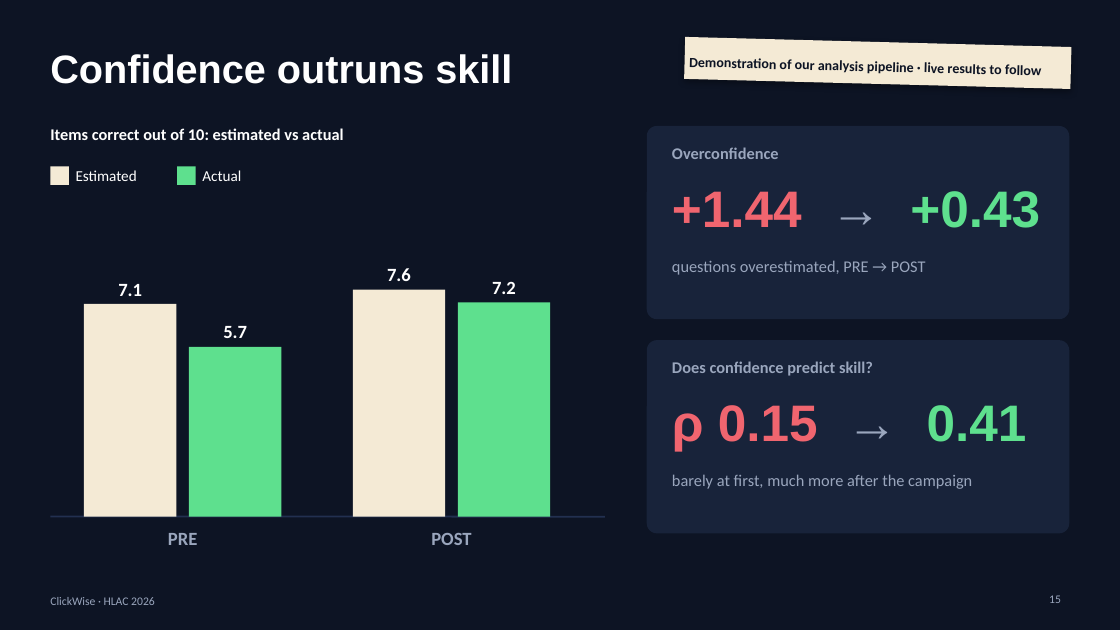
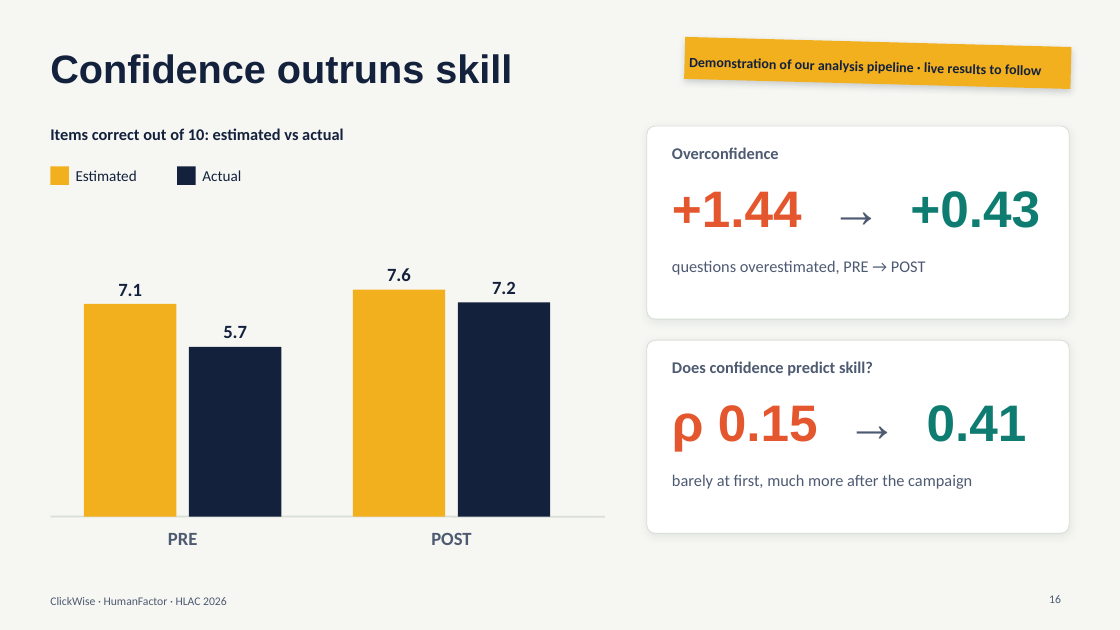
Before and after one commit to sokhiaryan/HumanFactor, a slide deck: slide 16 of ClickWise-presentation.pptx (slide 15 before the commit). Drawn at 1120x630 pixels with LibreOffice and Linux fonts; fonts in the diff are those of the drawing. Boxes give left, top, right and bottom in pixels: in the first picture for what was removed or moved away, otherwise in the second. Text is boxed around its words. In the diff, an @@ line names an element or a change of style, - is before the commit and + after.

```diff
--- a/ClickWise-presentation.pptx
+++ b/ClickWise-presentation.pptx
@@ background #0D1424 to #F6F7F2 @@
@@ rectangle "Demonstration of our analysis pipeline ..." at [684,37,1072,89]: text colour #0D1424 to #14213D; fill #F4EAD5 to #F2B01E; shadow changed @@
@@ rounded rectangle at [647,126,1070,319]: fill #18233A to #FFFFFF; outline none to #D9DED6 0.75 pt; shadow on; proportions changed @@
@@ text "+1.44 → +0.43" at [672,191,1040,228]: text colour #F0656F to #E4572E in "+1.44"; text colour #9AA6BD to #4E5A72 in "→"; text colour #5EE08E to #0E7C70 in "+0.43" @@
@@ text colour #FFFFFF to #14213D in 8 elements at [50,54,512,84], [50,128,343,140], [76,170,137,181], [202,170,241,181], [118,284,142,296], [223,326,247,338], [387,268,411,281], [492,282,516,294] @@
@@ fill #F4EAD5 to #F2B01E in 3 elements at [50,166,69,185], [84,304,176,517], [353,290,445,517] @@
@@ fill #5EE08E to #14213D in 3 elements at [177,166,196,185], [189,347,281,517], [458,302,550,517] @@
@@ rounded rectangle at [647,340,1070,534]: fill #18233A to #FFFFFF; outline none to #D9DED6 0.75 pt; shadow on; proportions changed @@
@@ text "ρ 0.15 → 0.41" at [672,405,1027,451]: text colour #F0656F to #E4572E in "ρ 0.15"; text colour #9AA6BD to #4E5A72 in "→"; text colour #5EE08E to #0E7C70 in "0.41" @@
@@ text colour #9AA6BD to #4E5A72 in 6 elements at [168,533,197,545], [431,533,471,545], [672,147,779,159], [672,260,926,275], [672,361,873,376], [672,474,972,489] @@
@@ line (50, 517) - (605, 517): stroke #223050 1.5 pt to #D9DED6 1.5 pt @@
@@ text at [50,597,227,605]: text changed; text colour #9AA6BD to #4E5A72 @@
-ClickWise · HLAC 2026
+ClickWise · HumanFactor · HLAC 2026
@@ page number at [1049,595,1061,603]: text changed; text colour #9AA6BD to #4E5A72 @@
-15
+16
```
Also in this commit, not shown: 11 other slides changed, 8 slides added, 6 slides removed.
